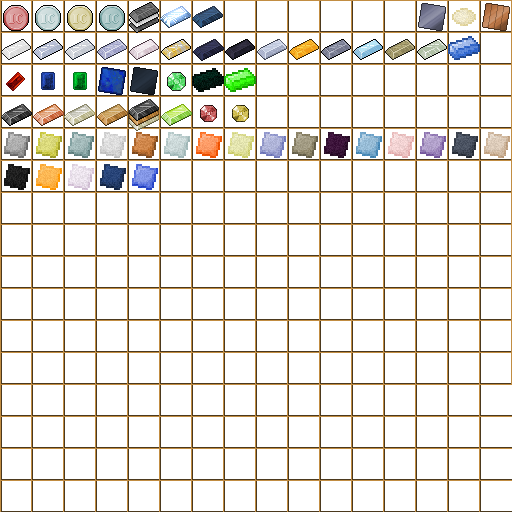
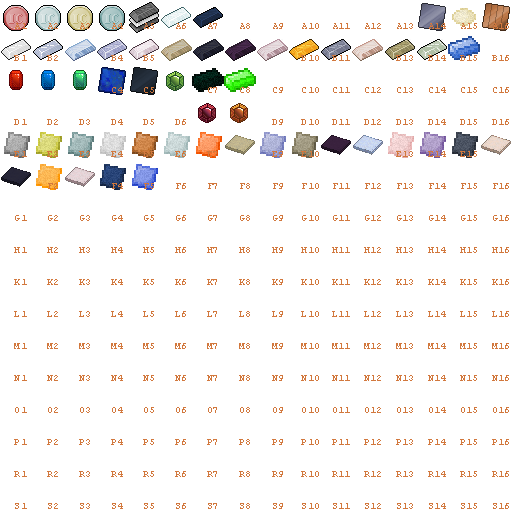
Comparing the layer stacks of the two 512px x 512px images. Changes:
added layer "Layer 22" above "Layer 21" over [65,39,383,155]
added layer "Layer 21" above "Layer 17" over [166,71,248,123]
added layer "Layer 17" above "Layer 18" over [352,39,383,61]
added layer "Layer 18" above "Layer 15" over [481,135,511,155]
added layer "Layer 15" above "Layer 10" over [65,39,288,187]
added layer "Layer 10" above "Layer 11" over [161,39,192,61]
added layer "Layer 11" above "Layer 8" over [225,135,255,155]
added layer "Layer 8" above "Layer 7" over [225,39,256,61]
added layer "Layer 7" above "Layer 5" over [321,135,351,155]
added layer "Layer 5" above "Layer 6" over [193,39,224,61]
added layer "Layer 6" above "Layer 1" over [1,167,31,187]
hid "Layer 1" over [0,6,224,131]
removed layer "Layer 0" over [1,1,510,190]
added layer "Layer 13" above "Layer 14" over [257,39,288,61]
added layer "Layer 14" above "Layer 20" over [65,167,95,187]
added layer "Layer 20" above "num" over [9,70,87,90]
added layer "num" above "cells" over [1,1,510,509]
renamed "Layer 2" to "cells", hid it over [0,0,512,512]
